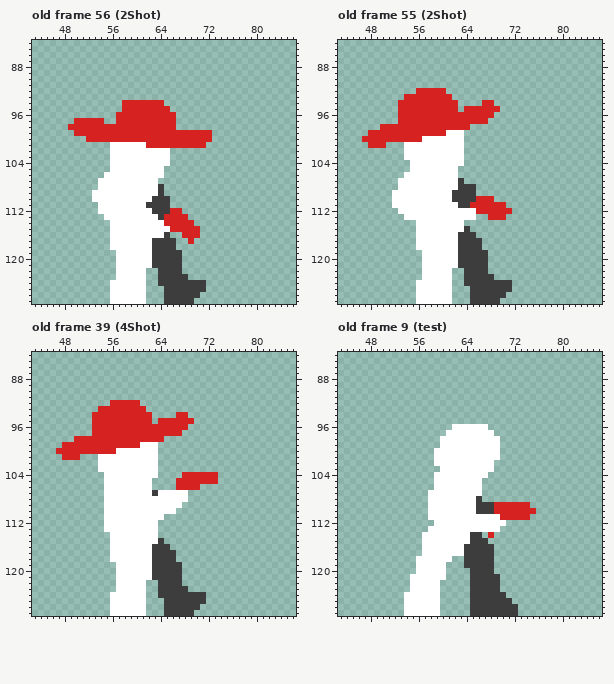
Two states of a pixel-art file, src/Unity/Fighters/Assets/Art/Sprites/Animations/bulletTrain.aseprite. The picture above is the old version.
128x128 pixels, 88 frames. Shown: old frame 56 (2Shot): x 43..86, y 84..127; old frame 55 (2Shot): x 43..86, y 84..127; old frame 39 (4Shot): x 43..86, y 84..127; old frame 9 (test): x 43..86, y 84..127. The commit also changed other frames, which this record leaves out.
New version:
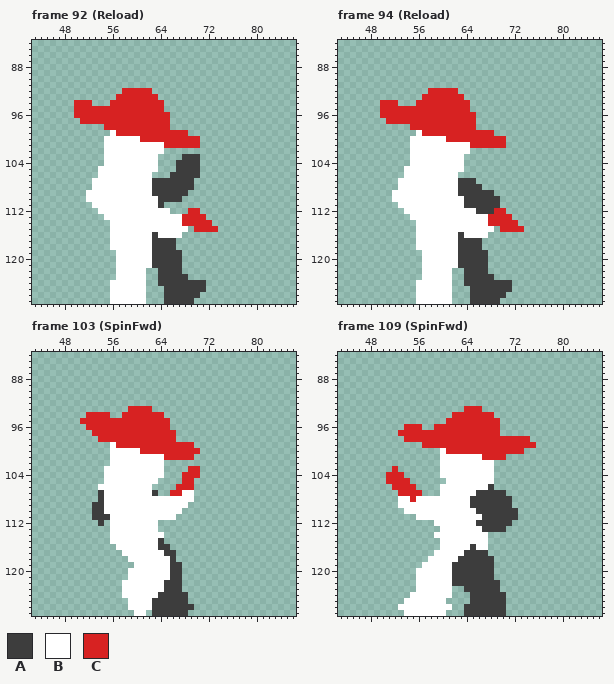
Palette (. is transparent): A #3d3d3d  B #ffffff  C #d72222
A new or re-ordered frame is compared with the old frame closest to it.
The exact change:
frames 88 -> 125
Changed rows in their new state; - is an unchanged pixel.
Frame 92 (Reload) is new; against old frame 56 (2Shot), layers "Layer 2", "Layer 1":
first column x 49:
 92 ---------CCCCC-----------
 93 --------CCCCCCC----------
 94 -CCC---CC----------------
 95 -CCCCCCCC-------.--------
 96 -CCCCCCC---------.-------
 97 -.----CC---------.-------
 98 ......-----------.-------
 99 -......B------------....-
100 ---...BBBBBB----------..-
101 ------B------BBB------.--
102 ------B---------.--------
103 ------B--------..--AAA---
104 ------B--------..-AAAA---
105 -----BB--------.--AAAA---
106 -----B--------..-AAAAA---
107 ----B---------AAAAAAA----
108 ----B---------A-AAAAA----
109 ---B----------A-AAAA-----
110 ---B----------B--AA------
111 ----B--------BB-.--------
112 --------------BBB..-CC---
113 ---------------BBBB-CCC--
114 ----------------BBB--CCC-
115 -----------------BBB.-CCC
116 --------------A-BBB...---
117 --------------------.----
Frame 94 (Reload) is new; against old frame 55 (2Shot), layers "Layer 2", "Layer 1":
first column x 47:
 92 ---------..---CC-----------
 93 -------...-----CC----------
 94 ---CCC...-------CC--..-----
 95 ---CCC----------C-.....----
 96 ---CCC-------------...-----
 97 ----CC-------------..------
 98 ---.....----------C--------
 99 -........B----CCCCCCCC-----
100 ........BB----CCCCCCCCCC---
101 -...---.---------BCCCCCC---
102 -------.---------B---------
103 -------.-------------------
105 -------B--------B----------
107 -----------------AA--------
108 -------------------A-------
109 ---------------B---AAA-----
110 ---------------BB--AAAA----
111 -----.----------B-AAAAA.---
112 ------.------------AAA--.--
113 -------.-----------BB---C--
114 -----------------BBBBCCCCC-
115 -----------------BBBBB-CCCC
116 -----------------BBBB------
Frame 103 (SpinFwd) is new; against old frame 39 (4Shot), layers "Layer 2", "Layer 1":
first column x 47:
 92 ---------.....-------------
 93 -------.....---C-----------
 94 -----C---..-----CC--..-----
 95 ----CC----------C--....----
 96 -----C-------------...-----
 97 --------------------.------
 98 ---....-----------CC-------
 99 -........B----CCCCCCCCC----
100 .........B----CCCCCCCCCC---
101 -...---..--------BCCCCC----
102 -------..--------B---------
103 -------.---------B----CC---
104 -----------------B------...
105 ----------------B---.--....
106 -------B---------------.---
107 -------A---------..CC-B----
108 -------A--------------B----
109 ------AA-------------B-----
110 ------AA------------B------
111 ------AAA---------BB-------
112 -------A.------------------
113 --------.------------------
114 -----------------B---------
116 ---------.------B----------
117 ---------..-----BB---------
118 ---------...----BBB--------
119 ----------...---BBB--------
120 ----------..----BBB--------
121 ----------..----BBB--------
122 ----------.----BBB---------
123 ----------.----BBB---.-----
124 ---------..----BB-----...--
125 ---------...---BAA----...--
126 ---------...---BAA-----.---
127 ---------....---AA----.----
Frame 109 (SpinFwd) is new; against old frame 9 (test), layers "Layer 2", "Layer 1":
first column x 51:
 93 -------------CCC---------
 94 -----------CCCCCCC-------
 95 ----------CCCCCCCCC------
 96 ---CCC--CCCCCCCCCCC------
 97 --CCCCCCCCCCCCCCCCC------
 98 ---CCCCCCCCCCCCCCCCCCCCC-
 99 ------CCCCCCCCCCCCCCCCCCC
100 --------.-CCCCCCCCCCCCC--
101 --------.-------CCCC-----
102 --------.----------------
103 -C-----------------------
104 CCC-----.--------B-------
105 CCCC----..------BB-------
106 -CCCC---.-------BA-------
107 --CCCC-..------AAAAA-----
108 --BBCBB-------A-AAAAA----
109 --BBBBB-------A---AAA...-
110 ---BBBB-----------AAAA...
111 -----BB---------AAAAAA..-
112 ---------------AAAAAA----
113 -------..-------AAAA-----
114 ------..------BBB.-------
115 ------...-----BBB--------
116 ------...----B-BB.-------
117 ------..---------.-------
118 -----..----BA------------
119 -----.----BAA------------
120 ----------BAAA-----------
121 ----.-----BAAA----.------
122 ----.----BBAAA-----------
123 ----.----BB--A-----------
124 ---.-----BB--------------
125 ---------B----------.----
126 --B------BB--A------..---
127 ---------B---A------..---
Changed places in both pictures, as pixel boxes (x1, y1, x2, y2):
changed: (68, 88, 218, 244)
changed: (362, 88, 428, 172)
changed: (446, 88, 524, 238)
erased: (392, 202, 410, 220)
changed: (56, 400, 218, 616)
changed: (386, 406, 536, 616)
